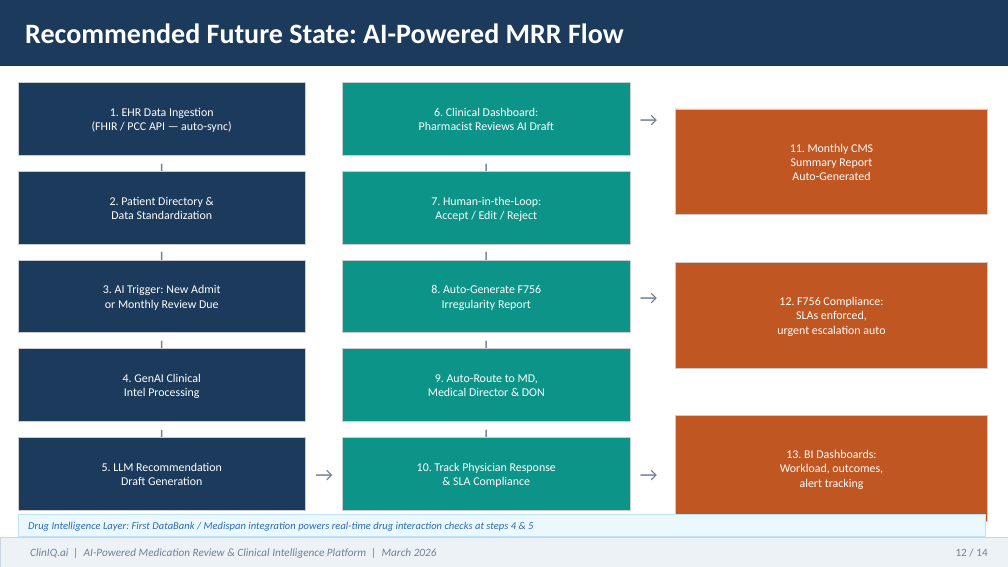
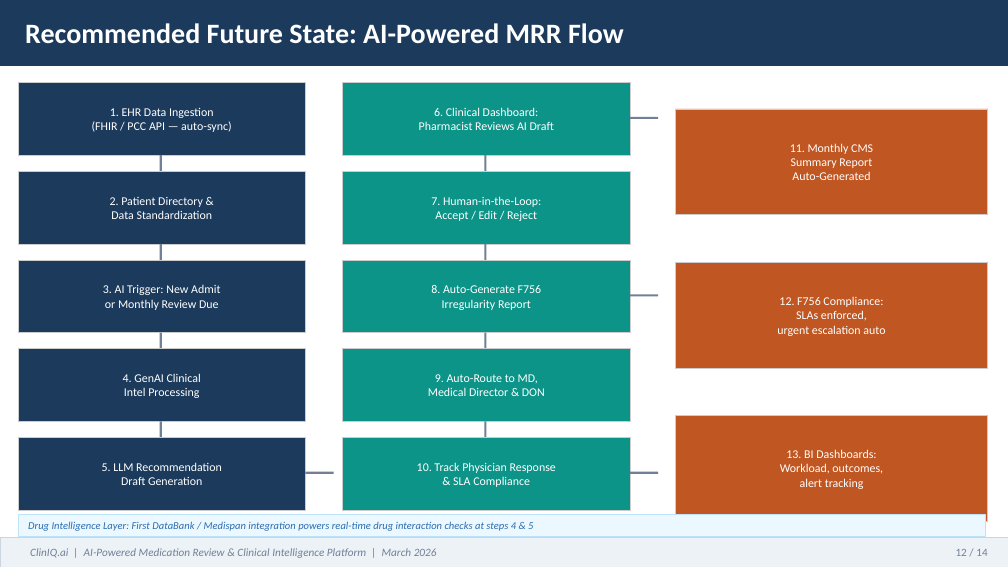
Before and after one commit to jwsmitherman/llm_projects, a slide deck: slide 12 of ClinIQ_AI_Assessment.pptx. Drawn at 1008x567 pixels with LibreOffice and Linux fonts; fonts in the diff are those of the drawing. Boxes give left, top, right and bottom in pixels: in the first picture for what was removed or moved away, otherwise in the second. Text is boxed around its words. In the diff, an @@ line names an element or a change of style, - is before the commit and + after.

```diff
--- a/ClinIQ_AI_Assessment.pptx
+++ b/ClinIQ_AI_Assessment.pptx
@@ text removed at box(630, 94, 658, 144) @@
-→
@@ line added from (630, 118) to (658, 118), #718096 1.5 pt @@
@@ text removed at box(136, 155, 186, 183) @@
-↓
@@ line added from (160, 155) to (160, 183), #718096 1.5 pt @@
@@ text removed at box(462, 155, 512, 183) @@
-↓
@@ line added from (486, 155) to (486, 183), #718096 1.5 pt @@
@@ text removed at box(136, 244, 186, 272) @@
-↓
@@ line added from (160, 244) to (160, 272), #718096 1.5 pt @@
@@ text removed at box(462, 244, 512, 272) @@
-↓
@@ line added from (486, 244) to (486, 272), #718096 1.5 pt @@
@@ text removed at box(630, 271, 658, 322) @@
-→
@@ line added from (630, 295) to (658, 295), #718096 1.5 pt @@
@@ text removed at box(136, 333, 186, 361) @@
-↓
@@ line added from (160, 333) to (160, 361), #718096 1.5 pt @@
@@ text removed at box(462, 333, 512, 361) @@
-↓
@@ line added from (486, 333) to (486, 361), #718096 1.5 pt @@
@@ text removed at box(136, 421, 186, 450) @@
-↓
@@ line added from (160, 421) to (160, 450), #718096 1.5 pt @@
@@ text removed at box(305, 449, 334, 499) @@
-→
@@ text removed at box(462, 421, 512, 450) @@
-↓
@@ line added from (486, 421) to (486, 450), #718096 1.5 pt @@
@@ text removed at box(630, 449, 658, 499) @@
-→
@@ line added from (305, 473) to (334, 473), #718096 1.5 pt @@
@@ line added from (630, 473) to (658, 473), #718096 1.5 pt @@
```
Also in this commit, not shown: 8 other slides changed.
